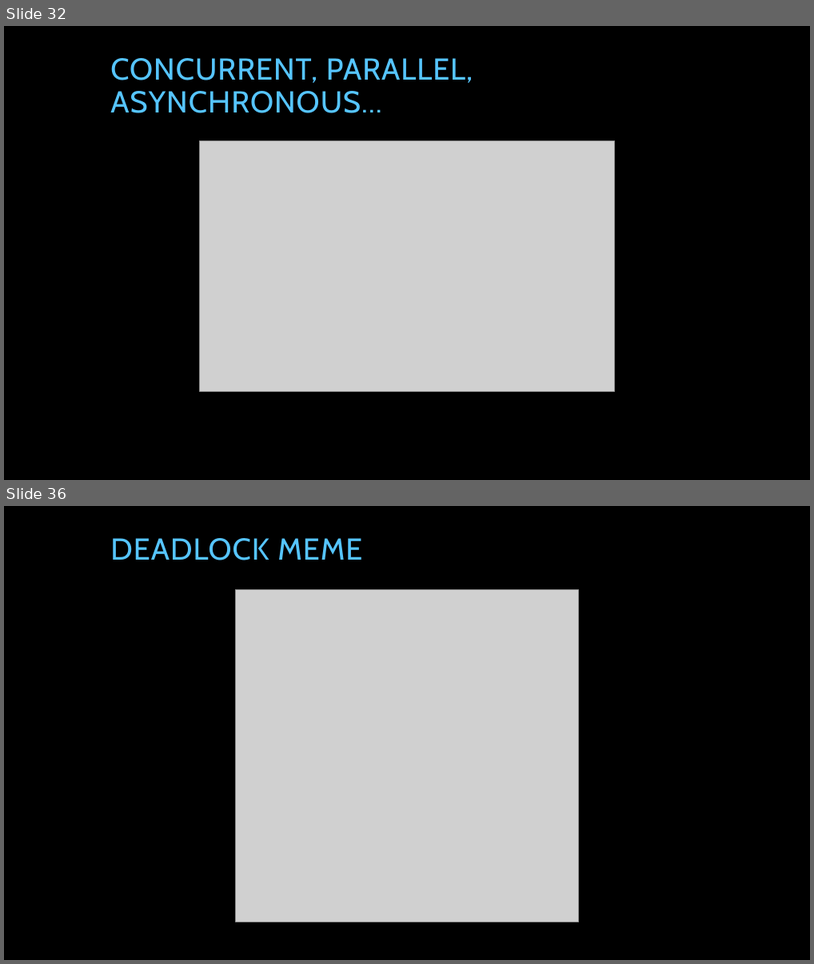
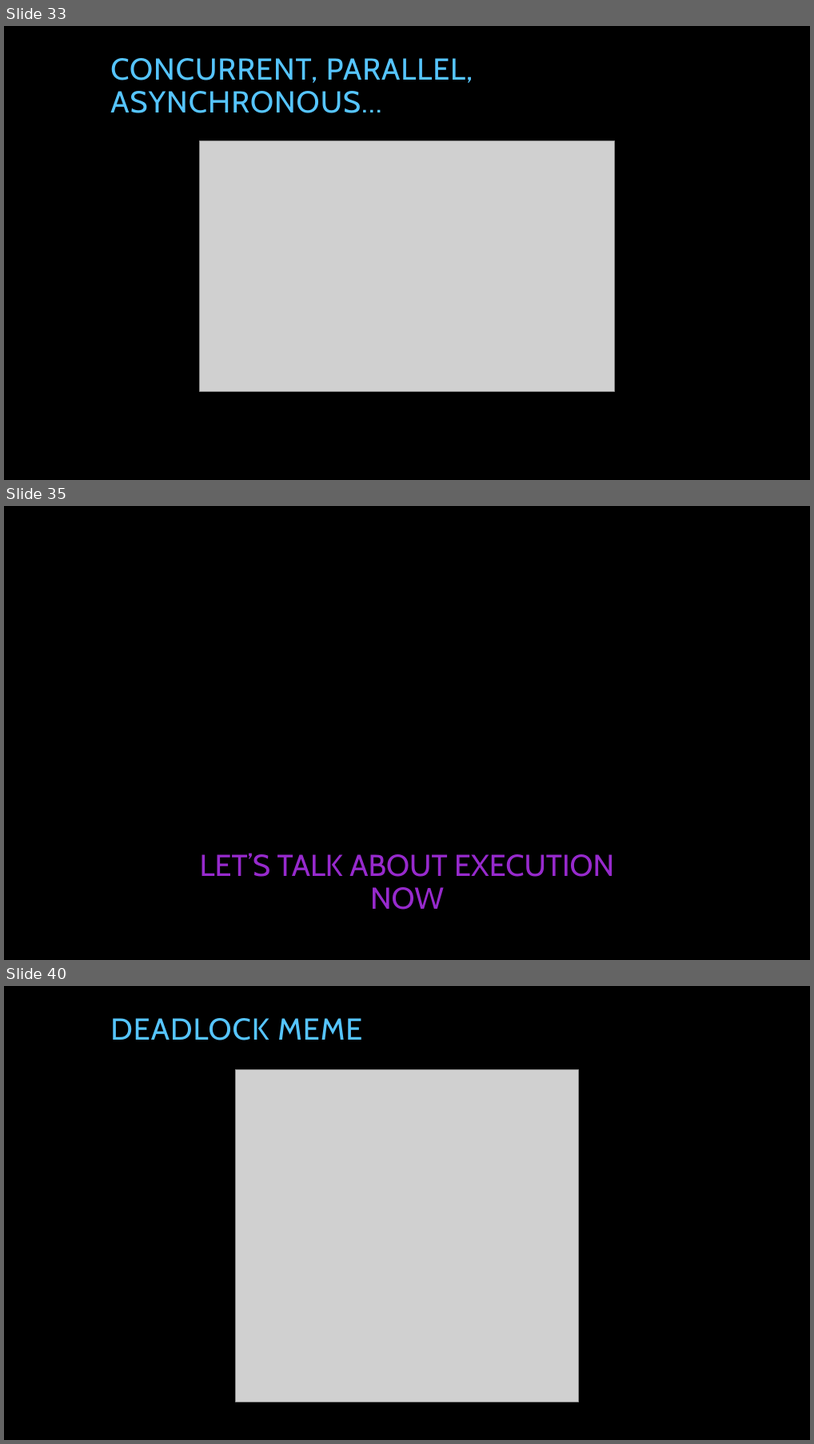
Before and after one commit to tpierrain/talk-AsyncAwait, a slide deck: AsyncAwait...ohWait.pptx. Shown one above the other, each under a label of ours: slides 32 and 36 before the commit, slides 33, 35 and 40 after it; the slides between them are not shown. The pictures are 814x964 and 814x1444 pixels, drawn with LibreOffice and Linux fonts; fonts in the diff are those of the drawing; grey boxes stand for pictures; background and template pictures are left out. Boxes give left, top, right and bottom in pixels: in the first picture for what was removed or moved away, otherwise in the second. Text is boxed around its words. In the diff, an @@ line names an element or a change of style, - is before the commit and + after.

```diff
--- a/AsyncAwait...ohWait.pptx
+++ b/AsyncAwait...ohWait.pptx
@@ slide 35 added at box(4, 506, 810, 960), background picture (left out) @@
@@ text added at box(200, 852, 614, 909), 36 pt, text #972ACD @@
+LET’S TALK ABOUT EXECUTION NOW
@@ what was slide 32 is now slide 33 @@
@@ what was slide 36 is now slide 40 @@
```
Also in this commit, not shown: 27 slides changed, 3 other slides added.
